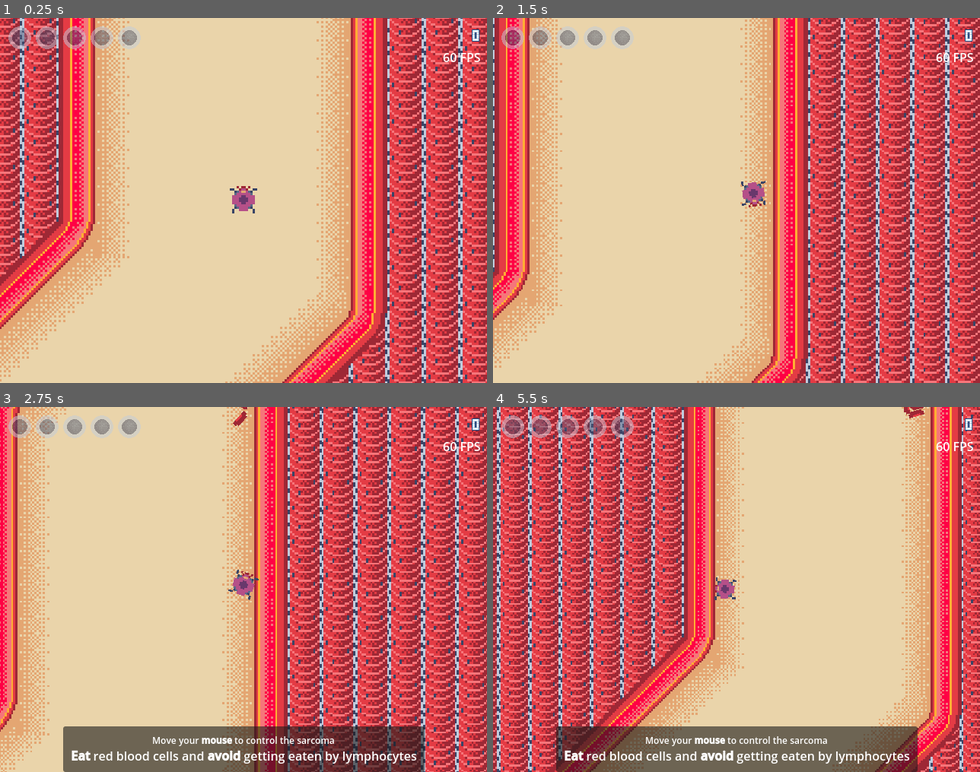
Above: before the commit, frames 1-4 (two rows, left to right).
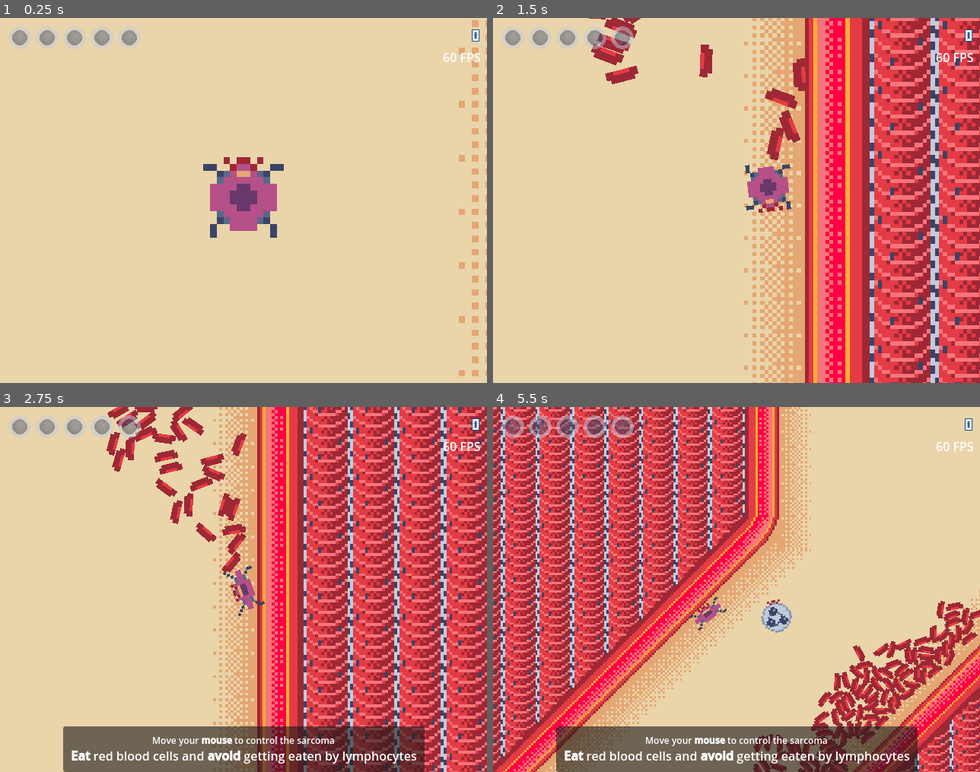
Above: after the commit, the same moments.

Repository: BertrandBordage/Bloody-Sarcoma
Game: Godot game, scene res://level_0.tscn
The game is run twice, just before and just after one commit, with the same random seed, the same clock (stepped at 60 frames per second) and the same inputs. Sound files missing from this copy of the repository are replaced by a short silence.
Inputs (mouse positions are in pixels of both pictures, inside the frame that each line leads up to):
- Up to frame 1 (0.25 s): no input
- Up to frame 2 (1.5 s): tap Enter at 0.5 s; move the mouse to (843, 182) at 0.52 s; hold Right (right) 0.53-1.25 s; tap Space (metastasize) at 0.6 s; click (843, 182) at 0.67 s; drag from (639, 218) to (765, 200) at 1.27 s
- Up to frame 3 (2.75 s): move the mouse to (292, 509) at 2.02 s; hold Right (right) from 2.03 s (still down); tap Space (metastasize) at 2.1 s
- Up to frame 4 (5.5 s): release Right (right) at 2.75 s; drag from (712, 662) to (736, 589) at 2.77 s; move the mouse to (882, 644) at 3.52 s; hold Left (left) 3.53-4.25 s; tap Space (metastasize) at 3.6 s; tap Escape (pause, bound only after the commit) at 4.15 s; click (736, 585) at 4.25 s, where only the run after the commit has a clickable "Resume"; drag from (590, 534) to (663, 498) at 5.02 s

The runs differ from the first frame. In frame 1, 54% of the frame differs, in the area x 0-100%, y 0-100%; in frame 2, 46%; in frame 3, 47%; in frame 4, 61%.

Commit message:
Adds pause and game over screens + adds an initial zoom effect.

Diff:
--- /dev/null
+++ b/GameOver.gd
@@ -0,0 +1,8 @@
+extends CanvasLayer
+
+
+func _on_game_over_restart_button_pressed():
+    print("game over restart")
+    %GameOver.visible = false
+    %GameOver.process_mode = PROCESS_MODE_DISABLED
+    PlayerData.restart()
--- a/MetastasizeButton.gd
+++ b/MetastasizeButton.gd
@@ -3,7 +3,7 @@
 
 func update_text():
     if PlayerData.use_gamepad:
-        text = "[%s] Metastasize" % (
+        text = "(%s) Metastasize" % (
             "B" if PlayerData.is_nintendo_gamepad else "A"
         )
     else:
--- /dev/null
+++ b/PauseOverlay.gd
@@ -0,0 +1,24 @@
+extends CanvasLayer
+
+
+func toggle_pause():
+    if %GameOver.visible:
+        return
+    visible = not visible
+    get_tree().paused = visible
+    if visible:
+        %ResumeButton.grab_focus()
+
+
+func _input(_event):
+    if Input.is_action_just_pressed("pause"):
+        toggle_pause()
+
+
+func _on_resume_button_pressed():
+    toggle_pause()
+
+
+func _on_restart_button_pressed():
+    toggle_pause()
+    PlayerData.restart()
--- a/autoload/PlayerData.gd
+++ b/autoload/PlayerData.gd
@@ -4,15 +4,53 @@
 signal threat_level_decreased(threat_level: int)
 signal input_changed
 
+const MIN_ZOOM = Vector2(1.5, 1.5)
+const MAX_ZOOM = Vector2(3.0, 3.0)
 const MAX_THREAT_LEVEL: float = 5.0
 var threat_level: float = 0.0
 var score: int = 0
 var cluster: Node2D
+var camera: Camera2D
+var initial_zoom: Vector2
+var zoom_smoothing: float  # 0 < and < 1.
+var smoothed_zoom: Vector2
 var cooldown_timer: Timer
 var use_mouse: bool = true
 var use_gamepad: bool = false
 var is_nintendo_gamepad: bool = false
 var use_keyboard: bool = false
+
+
+func initial_zoom_tween():
+    smoothed_zoom = initial_zoom
+    zoom_smoothing = 0.99
+    create_tween().tween_property(self, "zoom_smoothing", 0.998, 5.0)
+
+
+func restart():
+    threat_level = 0.0
+    score = 0
+    for cell in cluster.get_children():
+        cell.queue_free()
+    var first_cell = cluster.first_cell_for_restart.duplicate()
+    first_cell.animation = "Idle"
+    cluster.add_child(first_cell)
+    for spawned in SpawnedFlow.spawn_container.get_children():
+        spawned.queue_free()
+
+    camera.global_position = first_cell.global_position
+    cluster.smoothed_position = camera.position
+    initial_zoom_tween()
+    cooldown_timer.stop()
+
+
+func _process(_delta):
+    smoothed_zoom = (
+        zoom_smoothing * smoothed_zoom
+        + (1.0 - zoom_smoothing) * (
+            MIN_ZOOM / (1.0 + SpawnedFlow.player_speed)
+        ).clamp(MIN_ZOOM, MAX_ZOOM)
+    )
 
 
 func _input(event):
--- a/autoload/SpawnedFlow.gd
+++ b/autoload/SpawnedFlow.gd
@@ -163,6 +163,8 @@
     var downstream = randf() >= 0.5
     var spawn = get_spawn_position(downstream)
     if spawn == null or (spawn is String and spawn == "outside"):
+        if body_to_respawn != null:
+            body_to_respawn.queue_free()
         return
 
     var scene_name: String = Math.choice(spawnable_scene_names, spawnable_probabilities)
--- a/cancer_cell_cluster.gd
+++ b/cancer_cell_cluster.gd
@@ -8,6 +8,7 @@
 
 @export var cell_scene: PackedScene
 @onready var first_cell: RigidBody2D = %FirstCell
+@onready var first_cell_for_restart: RigidBody2D = first_cell.duplicate()
 @onready var smoothed_position: Vector2 = position
 var movement_force: Vector2 = Vector2.ZERO
 var rotation_vector: Vector2 = Vector2.UP
--- a/playable_cell_cluster.gd
+++ b/playable_cell_cluster.gd
@@ -1,35 +1,34 @@
 extends Node2D
 
 const ACCELERATION = 2.0
-const ZOOM_SMOOTHING = 0.998  # 0 < and < 1.
-const MIN_ZOOM = Vector2(1.5, 1.5)
-const MAX_ZOOM = Vector2(3.0, 3.0)
-@onready var initial_zoom = %Camera2D.zoom
-@onready var smoothed_zoom: Vector2 = initial_zoom
 
 
 func _ready():
     SpawnedFlow.spawn_container = %Spawned
     PlayerData.cluster = %CancerCellCluster
+    PlayerData.camera = %Camera2D
+    PlayerData.initial_zoom = %Camera2D.zoom
     PlayerData.cooldown_timer = %ThreatLevelCooldown
+    PlayerData.initial_zoom_tween()
 
 
 func _process(_delta):
     if Input.is_action_just_pressed("metastasize"):
         PlayerData.metastasize()
 
-    %MetastasizeUI.visible = %CancerCellCluster.get_child_count() > 1
+    var count = %CancerCellCluster.get_child_count()
 
-    var smoothed_position = %CancerCellCluster.smoothed_position
-    %Camera2D.position = smoothed_position
-    smoothed_zoom = (
-        ZOOM_SMOOTHING * smoothed_zoom
-        + (1.0 - ZOOM_SMOOTHING) * (
-            initial_zoom / (1.0 + SpawnedFlow.player_speed)
-        ).clamp(MIN_ZOOM, MAX_ZOOM)
-    )
-    %Camera2D.zoom = smoothed_zoom
-    var areas_scale = initial_zoom / smoothed_zoom
+    if count == 0:
+        %GameOver.visible = true
+        %GameOver.process_mode = PROCESS_MODE_INHERIT
+        %GameOverRestartButton.grab_focus()
+
+
+    %MetastasizeUI.visible = count > 1
+
+    %Camera2D.position = %CancerCellCluster.smoothed_position
+    %Camera2D.zoom = PlayerData.smoothed_zoom
+    var areas_scale = PlayerData.initial_zoom / PlayerData.smoothed_zoom
     %LoadedArea.scale = areas_scale
     %SpawnExclusionShape.scale = areas_scale
     SpawnedFlow.spawn_exclusion_global_position = %SpawnExclusionShape.global_position
--- a/playable_cell_cluster.tscn
+++ b/playable_cell_cluster.tscn
@@ -11,9 +11,11 @@
 [ext_resource type="Script" path="res://Score.gd" id="7_4hjp6"]
 [ext_resource type="FontFile" uid="uid://hnxgeipnqeuo" path="res://fonts/Micro5-Regular.ttf" id="7_rckg4"]
 [ext_resource type="Script" path="res://MetastasizeButton.gd" id="10_sccpc"]
+[ext_resource type="Script" path="res://PauseOverlay.gd" id="12_j7f23"]
+[ext_resource type="Script" path="res://GameOver.gd" id="13_swuyd"]
 
 [sub_resource type="RectangleShape2D" id="RectangleShape2D_0i2i1"]
-size = Vector2(416, 368)
+size = Vector2(160, 144)
 
 [node name="PlayableCellCluster" type="Node2D"]
 script = ExtResource("1_0yc8o")
@@ -26,7 +28,7 @@
 
 [node name="Camera2D" type="Camera2D" parent="."]
 unique_name_in_owner = true
-zoom = Vector2(3, 3)
+zoom = Vector2(10, 10)
 
 [node name="LoadedArea" type="Area2D" parent="Camera2D"]
 unique_name_in_owner = true
@@ -40,7 +42,7 @@
 
 [node name="SpawnExclusionShape" type="CollisionPolygon2D" parent="Camera2D"]
 unique_name_in_owner = true
-polygon = PackedVector2Array(-176, -152, 176, -152, 176, 152, -176, 152)
+polygon = PackedVector2Array(-56, -48, 56, -48, 56, 48, -56, 48)
 
 [node name="AudioListener2D" type="AudioListener2D" parent="Camera2D"]
 current = true
@@ -112,6 +114,7 @@
 script = ExtResource("7_4hjp6")
 
 [node name="FPS" parent="Overlay" instance=ExtResource("4_5xils")]
+process_mode = 3
 offset_left = 568.0
 offset_top = 40.0
 offset_right = 632.0
@@ -187,6 +190,96 @@
 fit_content = true
 autowrap_mode = 0
 
+[node name="PauseOverlay" type="CanvasLayer" parent="."]
+process_mode = 3
+visible = false
+script = ExtResource("12_j7f23")
+
+[node name="PanelContainer" type="PanelContainer" parent="PauseOverlay"]
+process_mode = 2
+anchors_preset = 8
+anchor_left = 0.5
+anchor_top = 0.5
+anchor_right = 0.5
+anchor_bottom = 0.5
+offset_left = -45.5
+offset_top = -31.5
+offset_right = 45.5
+offset_bottom = 31.5
+grow_horizontal = 2
+grow_vertical = 2
+
+[node name="MarginContainer" type="MarginContainer" parent="PauseOverlay/PanelContainer"]
+layout_mode = 2
+theme_override_constants/margin_left = 60
+theme_override_constants/margin_top = 20
+theme_override_constants/margin_right = 60
+theme_override_constants/margin_bottom = 20
+
+[node name="VBoxContainer" type="VBoxContainer" parent="PauseOverlay/PanelContainer/MarginContainer"]
+layout_mode = 2
+theme_override_constants/separation = 20
+
+[node name="Label" type="Label" parent="PauseOverlay/PanelContainer/MarginContainer/VBoxContainer"]
+layout_mode = 2
+text = "PAUSE"
+horizontal_alignment = 1
+
+[node name="ResumeButton" type="Button" parent="PauseOverlay/PanelContainer/MarginContainer/VBoxContainer"]
+unique_name_in_owner = true
+layout_mode = 2
+text = "Resume"
+
+[node name="RestartButton" type="Button" parent="PauseOverlay/PanelContainer/MarginContainer/VBoxContainer"]
+layout_mode = 2
+text = "Restart"
+
+[node name="GameOver" type="CanvasLayer" parent="."]
+unique_name_in_owner = true
+visible = false
+script = ExtResource("13_swuyd")
+
+[node name="PanelContainer" type="PanelContainer" parent="GameOver"]
+anchors_preset = 8
+anchor_left = 0.5
+anchor_top = 0.5
+anchor_right = 0.5
+anchor_bottom = 0.5
+offset_left = -45.5
+offset_top = -31.5
+offset_right = 45.5
+offset_bottom = 31.5
+grow_horizontal = 2
+grow_vertical = 2
+
+[node name="MarginContainer" type="MarginContainer" parent="GameOver/PanelContainer"]
+layout_mode = 2
+theme_override_constants/margin_left = 60
+theme_override_constants/margin_top = 20
+theme_override_constants/margin_right = 60
+theme_override_constants/margin_bottom = 20
+
+[node name="VBoxContainer" type="VBoxContainer" parent="GameOver/PanelContainer/MarginContainer"]
+layout_mode = 2
+theme_override_constants/separation = 20
+
+[node name="Label" type="Label" parent="GameOver/PanelContainer/MarginContainer/VBoxContainer"]
+layout_mode = 2
+text = "YOU LOST
+
+But the host just beat cancer! 🎉
+
+You can still try to metastasize a new host"
+horizontal_alignment = 1
+
+[node name="GameOverRestartButton" type="Button" parent="GameOver/PanelContainer/MarginContainer/VBoxContainer"]
+unique_name_in_owner = true
+layout_mode = 2
+text = "Restart"
+
 [connection signal="body_exited" from="Camera2D/LoadedArea" to="." method="_on_loaded_area_body_exited"]
 [connection signal="timeout" from="ThreatLevelCooldown" to="ThreatLevelCooldown" method="_on_timeout"]
 [connection signal="pressed" from="MetastasizeUI/MarginContainer/VBoxContainer/MetastasizeButton" to="." method="_on_metastasize_button_pressed"]
+[connection signal="pressed" from="PauseOverlay/PanelContainer/MarginContainer/VBoxContainer/ResumeButton" to="PauseOverlay" method="_on_resume_button_pressed"]
+[connection signal="pressed" from="PauseOverlay/PanelContainer/MarginContainer/VBoxContainer/RestartButton" to="PauseOverlay" method="_on_restart_button_pressed"]
+[connection signal="pressed" from="GameOver/PanelContainer/MarginContainer/VBoxContainer/GameOverRestartButton" to="GameOver" method="_on_game_over_restart_button_pressed"]
--- a/project.godot
+++ b/project.godot
@@ -38,6 +38,15 @@
 
 [input]
 
+ui_accept={
+"deadzone": 0.5,
+"events": [Object(InputEventKey,"resource_local_to_scene":false,"resource_name":"","device":0,"window_id":0,"alt_pressed":false,"shift_pressed":false,"ctrl_pressed":false,"meta_pressed":false,"pressed":false,"keycode":4194309,"physical_keycode":0,"key_label":0,"unicode":0,"echo":false,"script":null)
+, Object(InputEventKey,"resource_local_to_scene":false,"resource_name":"","device":0,"window_id":0,"alt_pressed":false,"shift_pressed":false,"ctrl_pressed":false,"meta_pressed":false,"pressed":false,"keycode":4194310,"physical_keycode":0,"key_label":0,"unicode":0,"echo":false,"script":null)
+, Object(InputEventKey,"resource_local_to_scene":false,"resource_name":"","device":0,"window_id":0,"alt_pressed":false,"shift_pressed":false,"ctrl_pressed":false,"meta_pressed":false,"pressed":false,"keycode":32,"physical_keycode":0,"key_label":0,"unicode":32,"echo":false,"script":null)
+, Object(InputEventJoypadButton,"resource_local_to_scene":false,"resource_name":"","device":-1,"button_index":1,"pressure":0.0,"pressed":true,"script":null)
+, Object(InputEventJoypadButton,"resource_local_to_scene":false,"resource_name":"","device":-1,"button_index":0,"pressure":0.0,"pressed":true,"script":null)
+]
+}
 left={
 "deadzone": 0.5,
 "events": [Object(InputEventJoypadMotion,"resource_local_to_scene":false,"resource_name":"","device":-1,"axis":0,"axis_value":-1.0,"script":null)
@@ -72,6 +81,12 @@
 , Object(InputEventKey,"resource_local_to_scene":false,"resource_name":"","device":-1,"window_id":0,"alt_pressed":false,"shift_pressed":false,"ctrl_pressed":false,"meta_pressed":false,"pressed":false,"keycode":0,"physical_keycode":32,"key_label":0,"unicode":32,"echo":false,"script":null)
 ]
 }
+pause={
+"deadzone": 0.5,
+"events": [Object(InputEventJoypadButton,"resource_local_to_scene":false,"resource_name":"","device":-1,"button_index":6,"pressure":0.0,"pressed":true,"script":null)
+, Object(InputEventKey,"resource_local_to_scene":false,"resource_name":"","device":-1,"window_id":0,"alt_pressed":false,"shift_pressed":false,"ctrl_pressed":false,"meta_pressed":false,"pressed":false,"keycode":0,"physical_keycode":4194305,"key_label":0,"unicode":0,"echo":false,"script":null)
+]
+}
 
 [layer_names]
 
Not shown: 1 places in playable_cell_cluster.tscn that only renumber resources
